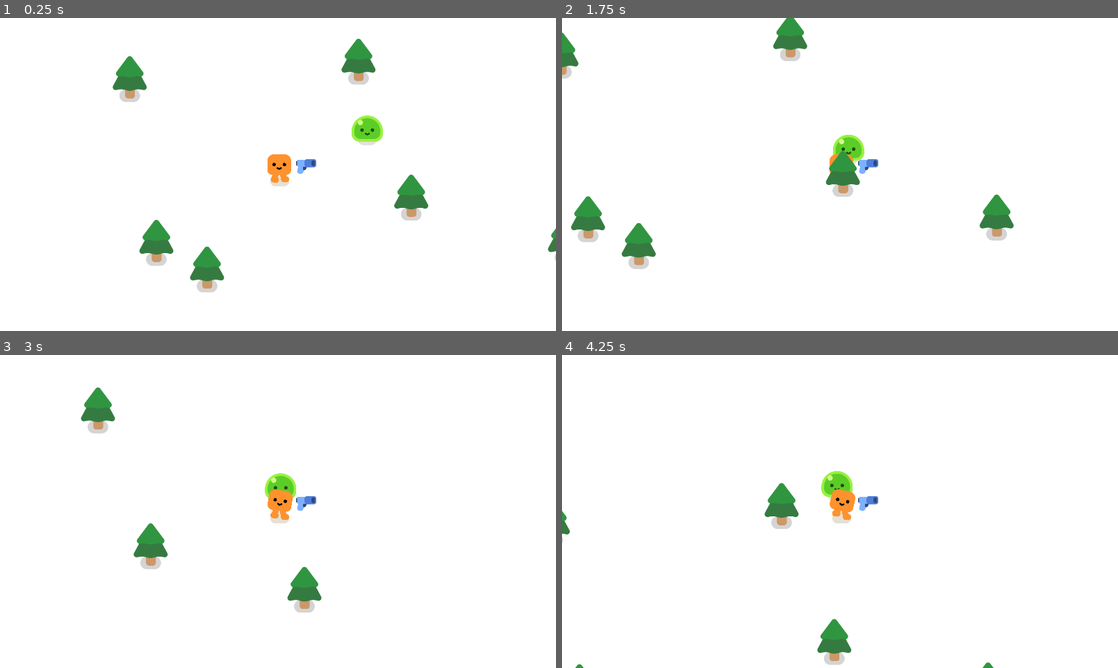
Above: before the commit, frames 1-4 (two rows, left to right).
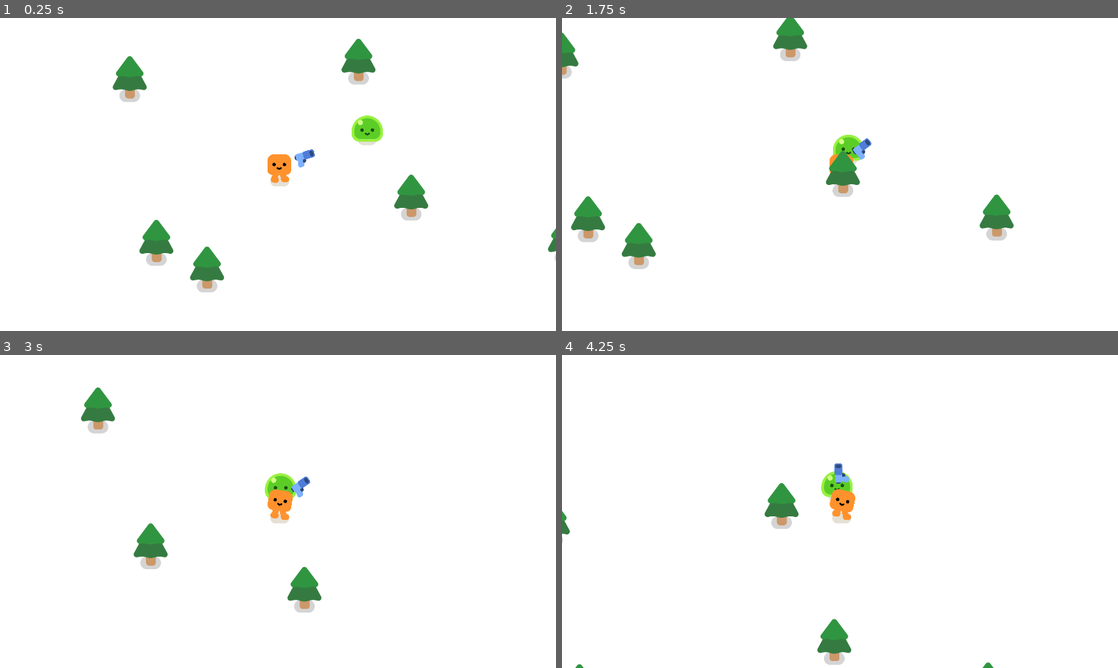
Above: after the commit, the same moments.

Repository: j-j4y/game_dev
Game: Godot game, scene res://seals_game.tscn
Same seed, same stepped clock (60 frames per second), same inputs: the game is played once before the commit and once after it.
Inputs:
- Up to frame 1 (0.25 s): no input
- Up to frame 2 (1.75 s): hold D (move_right) 0.53-1.28 s; hold S (move_down) from 1.28 s (still down)
- Up to frame 3 (3 s): release S (move_down) at 2.03 s; hold D (move_right) 2.03-2.78 s; hold W (move_up) from 2.78 s (still down)
- Up to frame 4 (4.25 s): release W (move_up) at 3.53 s; hold A (move_left) from 3.53 s (still down)

The runs differ from the first frame. In frame 1, 0.2% of the frame differs, in the area x 53-57%, y 42-50%; in frame 2, 0.2%, in the area x 52-57%, y 38-50%; in frame 3, 0.2%; in frame 4, 0.2%.

Commit message:
added gun tracking !

Diff:
--- /dev/null
+++ b/2d-project-assets/gun.gd
@@ -0,0 +1,8 @@
+extends Area2D
+
+
+func _physics_process(delta):
+	var enemies_in_range = get_overlapping_bodies()
+	if enemies_in_range.size() > 0:
+		var target_enemy = enemies_in_range.front()
+		look_at(target_enemy.global_position)
--- a/2d-project-assets/gun.tscn
+++ b/2d-project-assets/gun.tscn
@@ -1,11 +1,15 @@
 [gd_scene format=3 uid="uid://du5i8r7jdycua"]
 
+[ext_resource type="Script" uid="uid://bpyfw0mh6bsnv" path="res://gun.gd" id="1_dk5gl"]
 [ext_resource type="Texture2D" uid="uid://coon1w77o334i" path="res://pistol/pistol.png" id="1_vk1bi"]
 
 [sub_resource type="CircleShape2D" id="CircleShape2D_nwoa8"]
 radius = 718.0174
 
 [node name="Gun" type="Area2D" unique_id=179226158]
+collision_layer = 0
+collision_mask = 2
+script = ExtResource("1_dk5gl")
 
 [node name="CollisionShape2D" type="CollisionShape2D" parent="." unique_id=394532472]
 shape = SubResource("CircleShape2D_nwoa8")
Not shown, added: 2d-project-assets/gun.gd.uid
